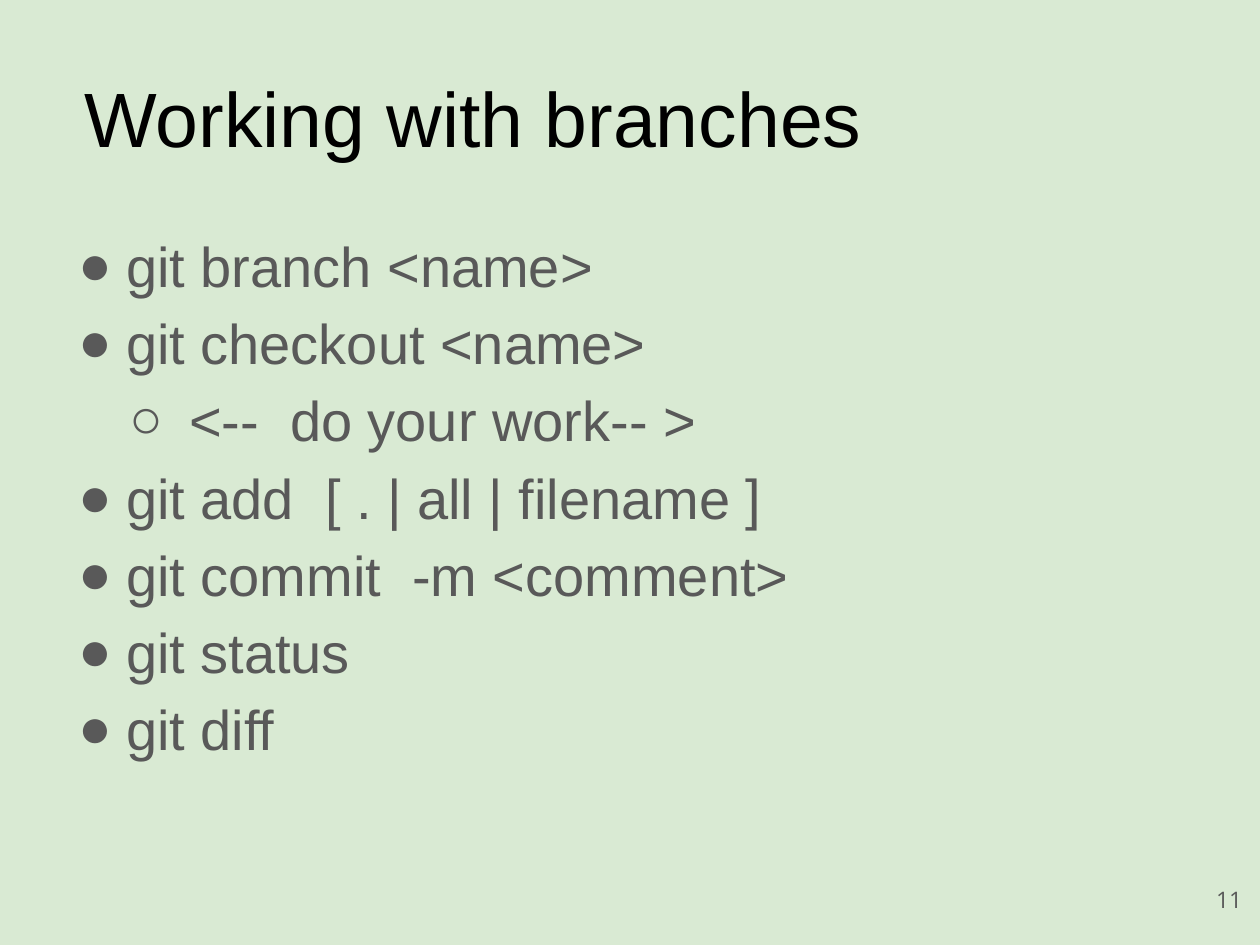
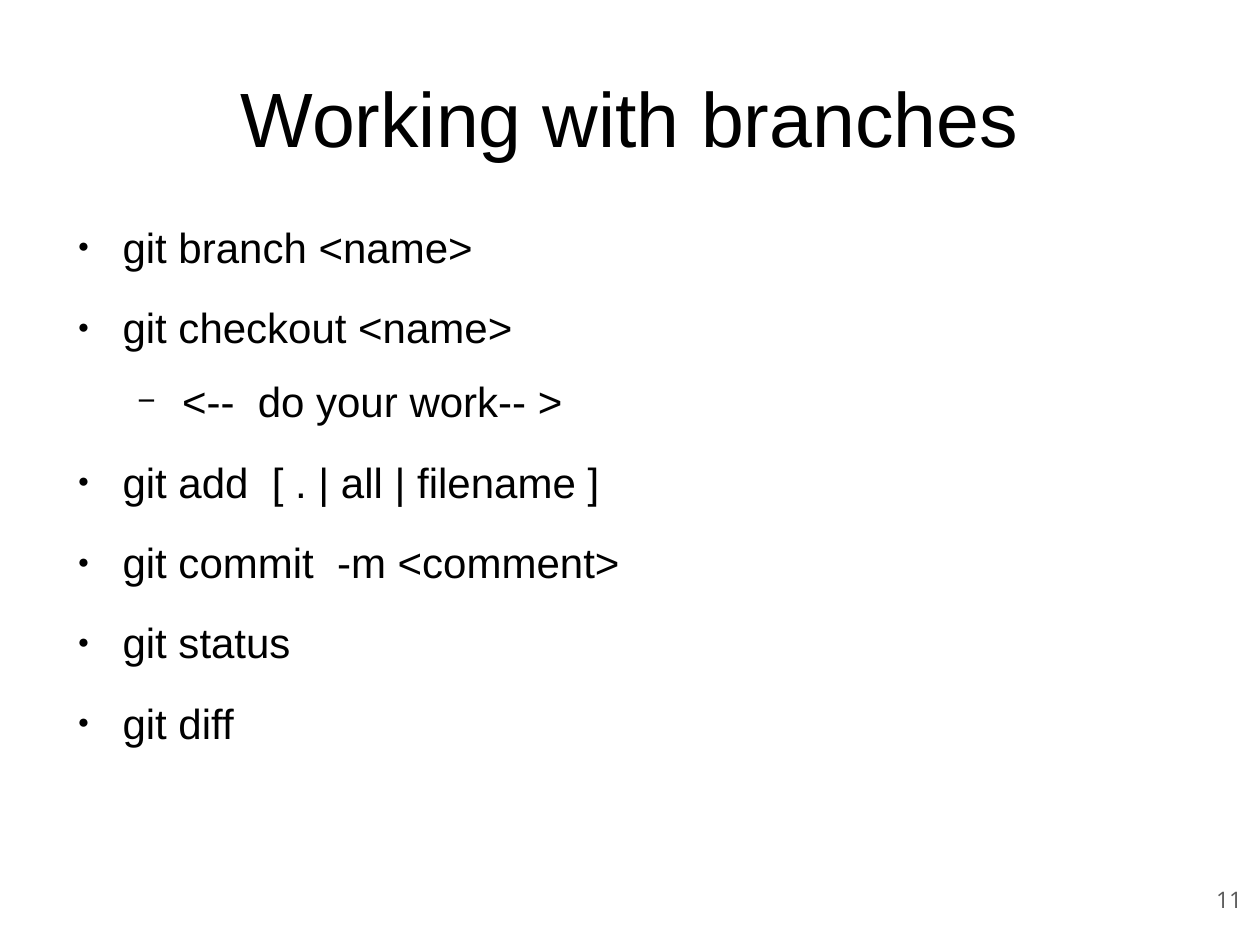
Before and after one commit to rickvek/Workshop-GIT, a slide deck: slide 11 of Git-Workshop.odp. Drawn at 1260x945 pixels with LibreOffice and Linux fonts; fonts in the diff are those of the drawing. Boxes give left, top, right and bottom in pixels: in the first picture for what was removed or moved away, otherwise in the second. Text is boxed around its words. In the diff, an @@ line names an element or a change of style, - is before the commit and + after.

```diff
--- a/Git-Workshop.odp
+++ b/Git-Workshop.odp
@@ background #D9EAD3 to #FFFFFF @@
@@ title "Working with branches" at box(241, 91, 1018, 162): alignment left to centre @@
@@ text "git branch <name>" at box(123, 232, 620, 747): size 32 to 24 pt, text colour #595959 to #000000; indent changed; line spacing 1.15 to 1; more space between paragraphs; bullet colour #595959 to #000000; bullet ○ to − @@
```
Also in this commit, not shown: 35 other slides changed, 1 slide added, 2 other files.
